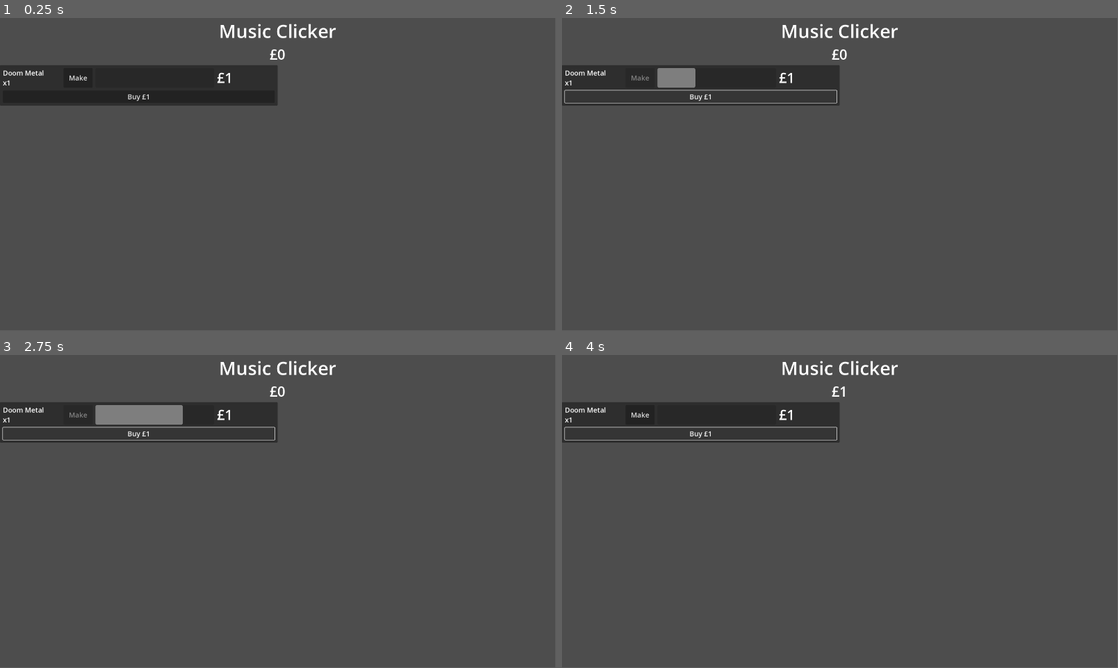
Above: before the commit, frames 1-4 (two rows, left to right).
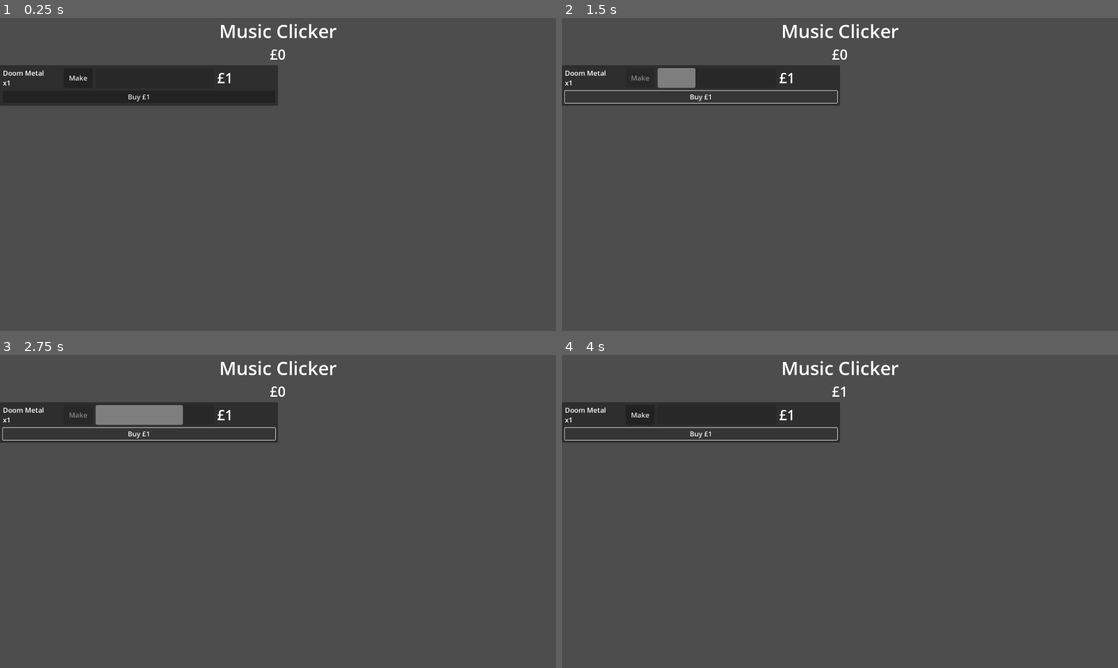
Above: after the commit, the same moments.

Repository: phrasmotica/music-clicker
Game: Godot game, scene res://game.tscn
Same seed, same stepped clock (60 frames per second), same inputs: the game is played once before the commit and once after it.
Inputs:
- Up to frame 1 (0.25 s): no input
- Up to frame 2 (1.5 s): click "Make" at 0.5 s; click "Buy £1" at 1.25 s
- Up to frame 3 (2.75 s): click "Buy £1" at 2 s
- Up to frame 4 (4 s): click "Buy £1" at 2.75 s
In our replay, the window is 799x449 before the commit and 800x450 after it. These sizes can differ from the game's own. Grey fills any space a smaller window leaves; there, only what the larger window draws over its background counts as a difference.

The runs differ from the first frame. In frame 1, 0.3% of the frame differs, in the area x 0-61%, y 1-28%; in frame 2, 0.6%; in frame 3, 0.6%; in frame 4, 0.6%.

Commit message:
Resize game window to 66% of screen size when UI manager script is ready

Diff:
--- a/project.godot
+++ b/project.godot
@@ -19,3 +19,4 @@
 
 window/size/viewport_width=1920
 window/size/viewport_height=1080
+window/stretch/mode="viewport"
--- a/scripts/ui_manager.gd
+++ b/scripts/ui_manager.gd
@@ -5,3 +5,12 @@
 
 func _on_score_manager_score_changed(score: int) -> void:
 	score_label.text = "£" + str(score)
+
+func _ready():
+	var screen_size := DisplayServer.screen_get_size()
+	var small_window_size := screen_size * 2 / 3
+
+	var window := get_window()
+
+	window.size = small_window_size
+	window.move_to_center()
